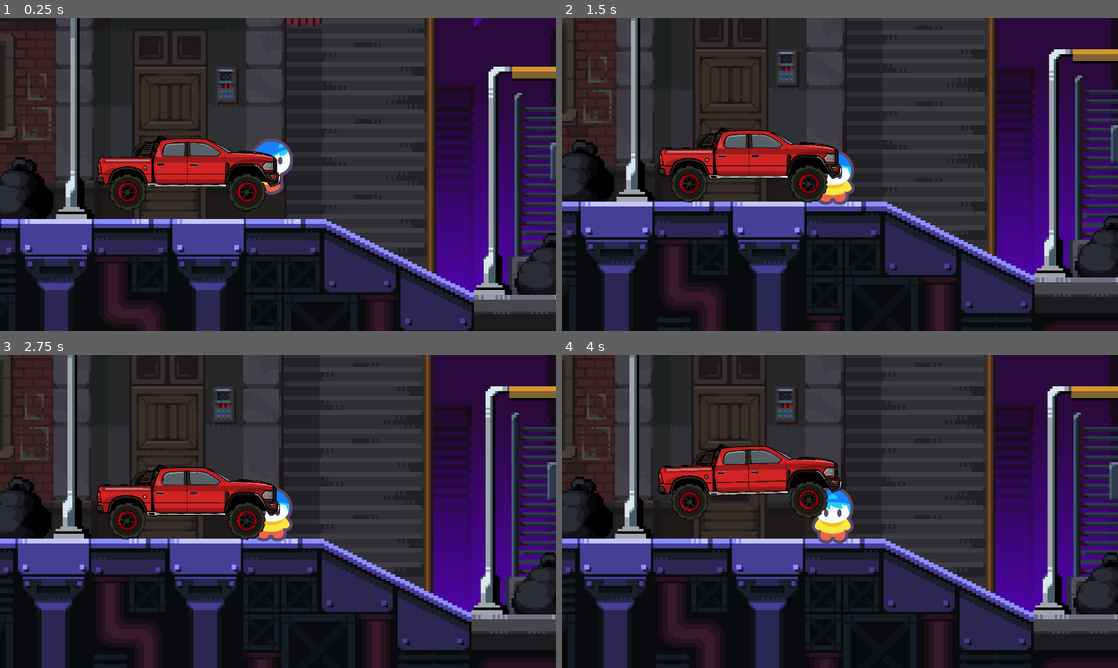
Above: before the commit, frames 1-4 (two rows, left to right).
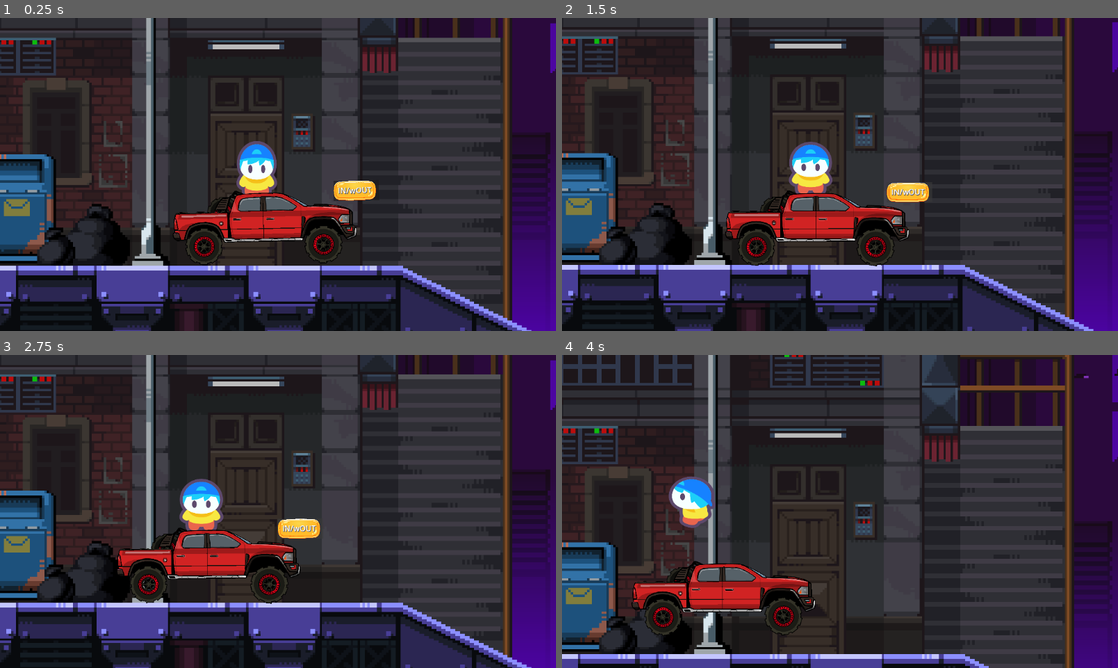
Above: after the commit, the same moments.

Repository: Divya-Darshan/GMEL
Game: Godot game, scene res://world.tscn
The game is run twice, just before and just after one commit, with the same random seed, the same clock (stepped at 60 frames per second) and the same inputs.
Inputs (mouse positions are in pixels of both pictures, inside the frame that each line leads up to):
- Up to frame 1 (0.25 s): no input
- Up to frame 2 (1.5 s): click (917, 193) at 0.5 s, where only the run after the commit has a clickable "IN/wOUT"; click (912, 193) at 1.25 s, where only the run after the commit has a clickable "IN/wOUT"
- Up to frame 3 (2.75 s): click (333, 527) at 2 s, where only the run after the commit has a clickable "IN/wOUT"
- Up to frame 4 (4 s): tap Enter (ui_accept) at 2.75, 3.02, 3.77 s; hold A (a) 2.78-3.53 s; tap D (d) at 3.05, 3.6 s; tap A (a) at 3.8 s

The runs differ from the first frame. In frame 1, 63% of the frame differs, in the area x 0-100%, y 0-100%; in frame 2, 64%; in frame 3, 64%; in frame 4, 65%.

Commit message:
new idea

Diff:
--- a/cars/Dodge Ram Rebel TRX/dodge.tscn
+++ b/cars/Dodge Ram Rebel TRX/dodge.tscn
@@ -3,6 +3,7 @@
 [ext_resource type="Script" uid="uid://b81xiqkd0m8l8" path="res://cars/car.gd" id="1_fldve"]
 [ext_resource type="Texture2D" uid="uid://cogll4hsoi4cn" path="res://cars/Dodge Ram Rebel TRX/car-body.png" id="1_kwffn"]
 [ext_resource type="Texture2D" uid="uid://d3u1ehwiqo5xj" path="res://cars/Dodge Ram Rebel TRX/car-wheel.png" id="2_1d1nf"]
+[ext_resource type="Texture2D" uid="uid://ba6wgwxasncml" path="res://ui/b_1.png" id="4_xw2pi"]
 
 [sub_resource type="CapsuleShape2D" id="CapsuleShape2D_cslfh"]
 
@@ -18,10 +19,6 @@
 rotation = -1.557868
 scale = Vector2(-27.67339, 41.542694)
 shape = SubResource("CapsuleShape2D_cslfh")
-
-[node name="CollisionPolygon2D" type="CollisionPolygon2D" parent="." unique_id=1167790462]
-scale = Vector2(0.6528164, 0.6528164)
-polygon = PackedVector2Array(-327, -30, -127, -28, -98, -93, 63, -98, 109, -84, 165, -51, 314, -37, 334, -22, 334, 25, 342, 37, 348, 37, 347, 68, 314, 83, 309, 83, -330, 71, -343, 47, -334, 38, -338, 16, -335, -13)
 
 [node name="CarBody" type="Sprite2D" parent="." unique_id=541375231]
 position = Vector2(3, -14)
@@ -64,5 +61,32 @@
 scale = Vector2(9.276686, 9.276686)
 shape = SubResource("CircleShape2D_fldve")
 
+[node name="Button" type="Button" parent="." unique_id=1690741685]
+visible = false
+offset_left = 369.0
+offset_top = -189.0
+offset_right = 1237.0
+offset_bottom = 191.0
+scale = Vector2(0.2754996, 0.2754996)
+theme_override_colors/font_disabled_color = Color(0.8750814, 0.8750814, 0.8750814, 0)
+theme_override_colors/font_outline_color = Color(0, 0, 0, 0)
+theme_override_icons/icon = ExtResource("4_xw2pi")
+
+[node name="Label" type="Label" parent="Button" unique_id=1709315559]
+layout_mode = 0
+offset_left = 87.11451
+offset_top = 76.225174
+offset_right = 158.1145
+offset_bottom = 99.225174
+scale = Vector2(9.065071, 9.065071)
+theme_override_colors/font_shadow_color = Color(0.28285405, 0.31051266, 0.405279, 1)
+theme_override_colors/font_outline_color = Color(0, 0, 0, 1)
+text = "IN/wOUT"
+
+[node name="CollisionPolygon2D" type="CollisionPolygon2D" parent="." unique_id=1167790462]
+scale = Vector2(1.3978081, 1.3978081)
+polygon = PackedVector2Array(-327, -30, -127, -28, -98, -93, 63, -98, 109, -84, 165, -51, 314, -37, 334, -22, 334, 25, 342, 37, 348, 37, 347, 68, 314, 83, 309, 83, -330, 71, -343, 47, -334, 38, -338, 16, -335, -13)
+
 [connection signal="body_entered" from="Area2D" to="." method="_on_area_2d_body_entered"]
 [connection signal="body_exited" from="Area2D" to="." method="_on_area_2d_body_exited"]
+[connection signal="pressed" from="Button" to="." method="_on_button_pressed"]
--- a/cars/car.gd
+++ b/cars/car.gd
@@ -3,18 +3,27 @@
 @onready var back_wheel: RigidBody2D = $back/RigidBody2D
 @onready var front_wheel: RigidBody2D = $front/RigidBody2D
 @onready var animated_sprite_2d: AnimatedSprite2D = $player/AnimatedSprite2D
+@onready var button: Button = $Button
 
-var speed := 900
-var jump_force := -800
+var speed := 900.0
+var jump_force := -800.0
 
-var float_force := -40.0        # how strong the “fly up” effect is
-var float_interval := 0.07      # how often to add the small impulse
+var float_force := -40.0
+var float_interval := 0.07
 var float_timer := 0.0
+
+var player: Node = null
+var car_active := false
 
 func _ready() -> void:
 	set_physics_process(false)
+	button.visible = false
+	button.pressed.connect(_on_button_pressed)
 
 func _physics_process(delta: float) -> void:
+	if not car_active:
+		return
+
 	var dir := 0
 
 	if Input.is_action_pressed("d"):
@@ -23,16 +32,14 @@
 		dir -= 1
 
 	if dir != 0:
-		back_wheel.apply_torque_impulse(dir * speed * delta * 60)
-		front_wheel.apply_torque_impulse(dir * speed * delta * 60)
+		back_wheel.apply_torque_impulse(dir * speed * delta * 60.0)
+		front_wheel.apply_torque_impulse(dir * speed * delta * 60.0)
 
-	# normal jump impulse
 	if Input.is_action_just_pressed("ui_accept"):
 		back_wheel.apply_impulse(Vector2(0, jump_force))
 		front_wheel.apply_impulse(Vector2(0, jump_force))
 		apply_impulse(Vector2(0, jump_force * 0.6))
 
-	# extra slow-fly effect while holding jump
 	if Input.is_action_pressed("ui_accept"):
 		float_timer -= delta
 		if float_timer <= 0.0:
@@ -42,7 +49,21 @@
 		float_timer = 0.0
 
 func _on_area_2d_body_entered(body: Node2D) -> void:
-	set_physics_process(true)
+	player = body
+	button.visible = true
 
 func _on_area_2d_body_exited(body: Node2D) -> void:
+	button.visible = false
+	player = null
+	car_active = false
 	set_physics_process(false)
+
+func _on_button_pressed() -> void:
+	if player == null:
+		return
+
+	if player.has_method("player"):
+		player.player()
+
+	car_active = not car_active
+	set_physics_process(car_active)
--- a/char/player.tscn
+++ b/char/player.tscn
@@ -34,6 +34,7 @@
 
 @onready var animated_sprite_2d: AnimatedSprite2D = $AnimatedSprite2D
 @onready var cpu_particles_2d: CPUParticles2D = $CPUParticles2D
+@onready var collision: CollisionShape2D = $CollisionShape2D
 
 var current_animation: String = \"idle\"
 var was_on_floor: bool = false
@@ -53,6 +54,10 @@
 
 	cpu_particles_2d.direction = Vector2(0.0, -1.0)
 	cpu_particles_2d.gravity = Vector2(0.0, -20.0)
+
+func  player():
+	pass
+
 
 func _physics_process(delta: float) -> void:
 	idle_time += delta
--- a/world.tscn
+++ b/world.tscn
@@ -17,7 +17,7 @@
 polygon = PackedVector2Array(-962.4398, 382.02246, -277.6886, 383.9486, -253.61156, 387.47992, -245.26485, 390.04816, -219.90369, 401.92615, -16.372406, 500.80255, -7.704651, 504.33386, 2.2471924, 504.33386, 19.903687, 504.97592, 961.15564, 512.3595, 961.7977, 634.99194, -965.65, 644.6228)
 
 [node name="player" parent="." unique_id=666402882 instance=ExtResource("2_fj7yv")]
-position = Vector2(47, 93)
+position = Vector2(-413, -12)
 
 [node name="Dodge" parent="." unique_id=264630696 instance=ExtResource("3_tlwt5")]
 position = Vector2(-379, 216)
Binary file removed: ui/bar_1.png
Not shown, removed: ui/bar_1.png.import
Binary file removed: ui/bar_2.png
Not shown, removed: ui/bar_2.png.import
Not shown, added: pdf&rendition=1.pdf
